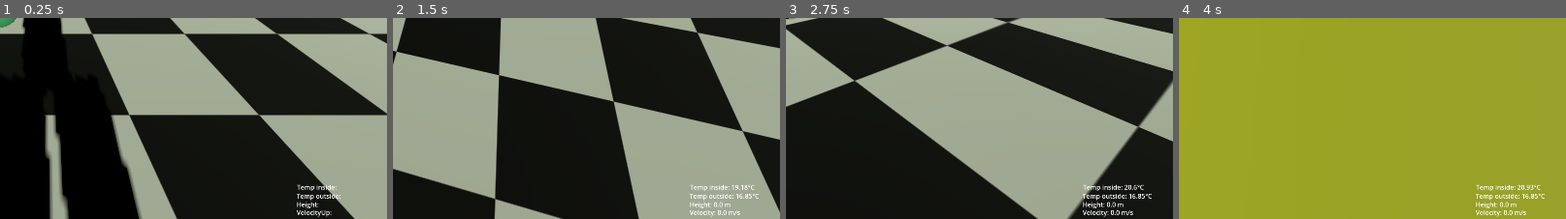
Above: before the commit, frames 1-4 (left to right).
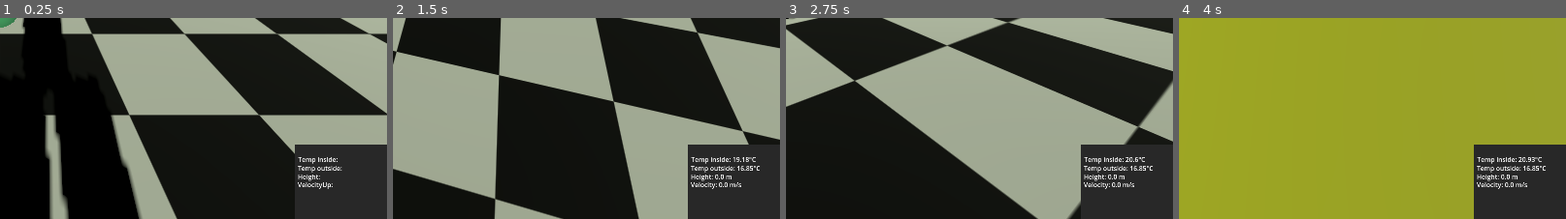
Above: after the commit, the same moments.

Repository: franciszekwojnowicz/simple-battlefield-simulator
Game: Godot game, scene res://content/main.tscn
Same seed, same stepped clock (60 frames per second), same inputs: the game is played once before the commit and once after it.
Inputs (mouse positions are % of the whole screen's width and height, from its top left):
- Up to frame 1 (0.25 s): no input
- Up to frame 2 (1.5 s): move the mouse to (55, 50) at 0.52 s; hold B (burn) 0.53-1.28 s; hold Up (move_forward) from 0.53 s (still down); tap Space (jump) at 0.77 s; move the mouse to (45, 50) at 1.27 s; tap P (mouse_mode_switch) at 1.35 s
- Up to frame 3 (2.75 s): tap Space (jump) at 1.52 s; tap Enter at 2 s; move the mouse to (60, 28) at 2.02 s; release Up (move_forward) at 2.03 s; hold Right (move_right) from 2.03 s (still down); click (60, 28) at 2.1 s
- Up to frame 4 (4 s): move the mouse to (45, 70) at 2.77 s; release Right (move_right) at 2.78 s; hold Up (move_forward) 2.78-3.53 s; tap B (burn) at 2.85 s; tap Space (jump) at 3.02, 3.77 s; move the mouse to (80, 65) at 3.52 s; hold Left (move_left) from 3.53 s (still down); tap P (mouse_mode_switch) at 3.6 s
The pictures show only the part of the screen within x 50-100%, y 50-100%; the shares and areas given below are measured in that part.

The runs differ from the first frame. In frame 1, 8.2% of the frame differs, in the area x 76-100%, y 62-100%; in frame 2, 7.4%; in frame 3, 2.8%; in frame 4, 8.8%.

Commit message:
fix: hud display visibility

Diff:
--- a/content/gui/hud.tscn
+++ b/content/gui/hud.tscn
@@ -6,55 +6,55 @@
 
 [node name="Hud" type="CanvasLayer"]
 
-[node name="Parameters" type="Control" parent="."]
-layout_mode = 3
+[node name="Parameters" type="ColorRect" parent="."]
 anchors_preset = 3
 anchor_left = 1.0
 anchor_top = 1.0
 anchor_right = 1.0
 anchor_bottom = 1.0
-offset_left = -40.0
-offset_top = -40.0
+offset_left = -229.0
+offset_top = -184.0
 grow_horizontal = 0
 grow_vertical = 0
+color = Color(0.1584723, 0.15847233, 0.1584723, 1)
 script = ExtResource("1_ui5tf")
 
 [node name="TemperatureInside" type="Label" parent="Parameters"]
 layout_mode = 0
-offset_left = -183.0
-offset_top = -57.0
-offset_right = 85.0
-offset_bottom = -28.0
+offset_left = 9.0
+offset_top = 18.0
+offset_right = 277.0
+offset_bottom = 47.0
 text = "Temp inside:"
 label_settings = SubResource("LabelSettings_afmh6")
 vertical_alignment = 2
 
 [node name="TemperatureOutside" type="Label" parent="Parameters"]
 layout_mode = 0
-offset_left = -184.0
-offset_top = -35.0
-offset_right = 84.0
-offset_bottom = -6.0
+offset_left = 8.0
+offset_top = 40.0
+offset_right = 276.0
+offset_bottom = 69.0
 text = "Temp outside:"
 label_settings = SubResource("LabelSettings_afmh6")
 vertical_alignment = 2
 
 [node name="HeightAboveTheGround" type="Label" parent="Parameters"]
 layout_mode = 0
-offset_left = -184.0
-offset_top = -14.0
-offset_right = 84.0
-offset_bottom = 15.0
+offset_left = 8.0
+offset_top = 61.0
+offset_right = 276.0
+offset_bottom = 90.0
 text = "Height:"
 label_settings = SubResource("LabelSettings_afmh6")
 vertical_alignment = 2
 
 [node name="VelocityUpDown" type="Label" parent="Parameters"]
 layout_mode = 0
-offset_left = -184.0
-offset_top = 6.0
-offset_right = 84.0
-offset_bottom = 35.0
+offset_left = 8.0
+offset_top = 81.0
+offset_right = 276.0
+offset_bottom = 110.0
 text = "VelocityUp:"
 label_settings = SubResource("LabelSettings_afmh6")
 vertical_alignment = 2
